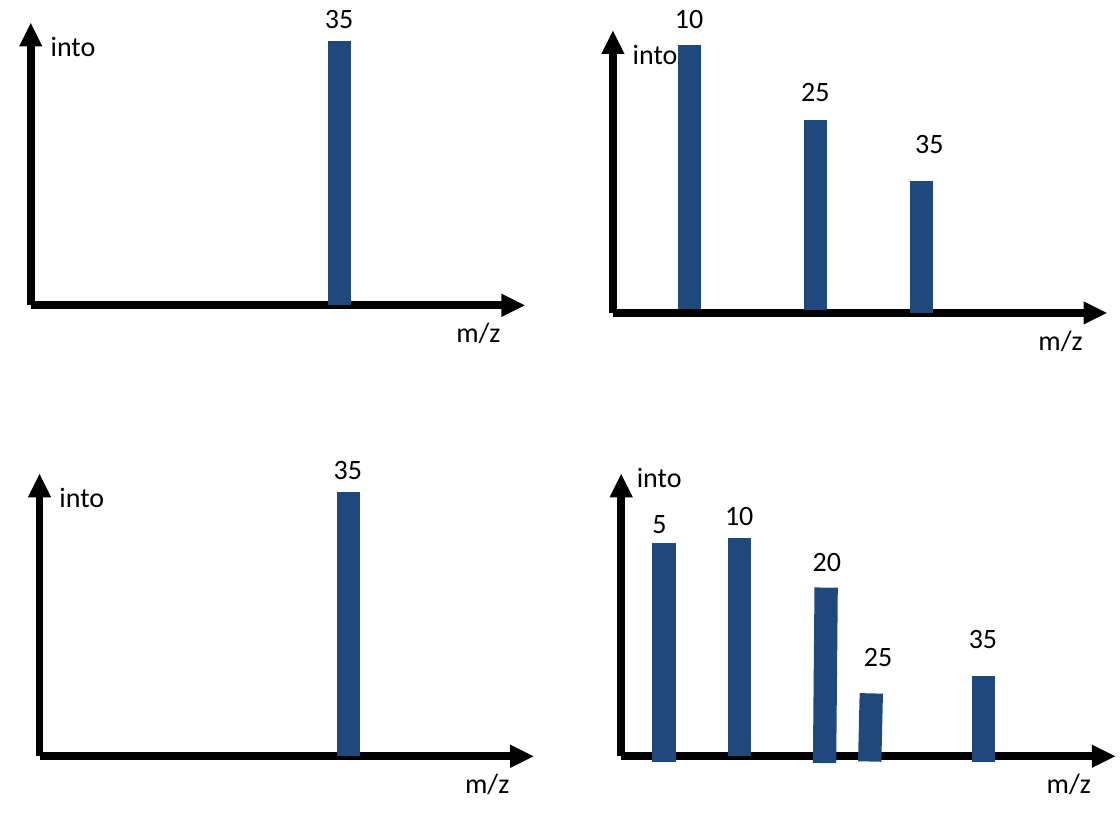
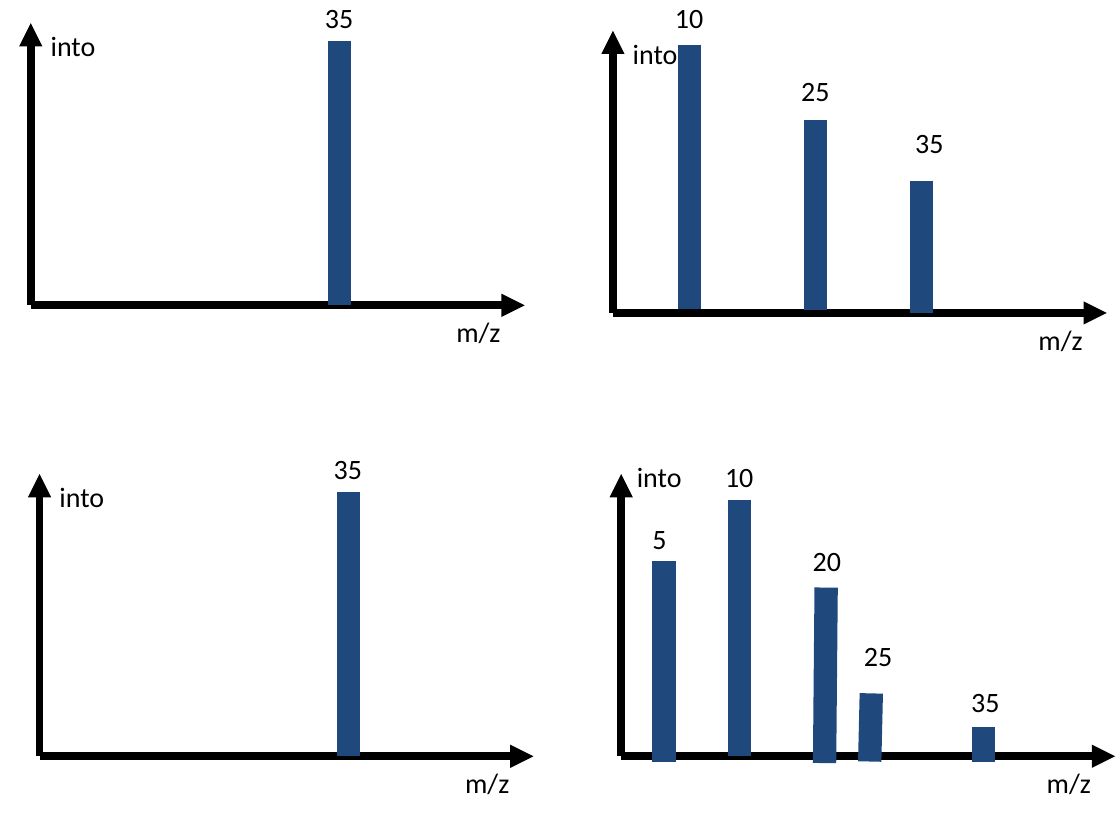
Before and after one commit to xieguigang/mzkit, a slide deck: slide 3 of Manuscript/chemical_graph.pptx. Drawn at 1120x840 pixels with LibreOffice and Linux fonts; fonts in the diff are those of the drawing. Boxes give left, top, right and bottom in pixels: in the first picture for what was removed or moved away, otherwise in the second. Text is boxed around its words. In the diff, an @@ line names an element or a change of style, - is before the commit and + after.

```diff
--- a/Manuscript/chemical_graph.pptx
+++ b/Manuscript/chemical_graph.pptx
@@ text "10" moved from (x1=725, y1=507, x2=753, y2=525) to (x1=725, y1=469, x2=753, y2=487) @@
@@ line moved from (739, 538) - (739, 756) to (739, 500) - (739, 756) @@
@@ text "5" moved from (x1=652, y1=515, x2=666, y2=534) to (x1=652, y1=531, x2=666, y2=550) @@
@@ line moved from (664, 543) - (664, 762) to (664, 561) - (664, 762) @@
@@ text "35" moved from (x1=969, y1=630, x2=997, y2=648) to (x1=971, y1=694, x2=999, y2=713) @@
@@ line moved from (983, 675) - (983, 762) to (983, 728) - (983, 762) @@
```
Also in this commit, not shown: 1 other file.
